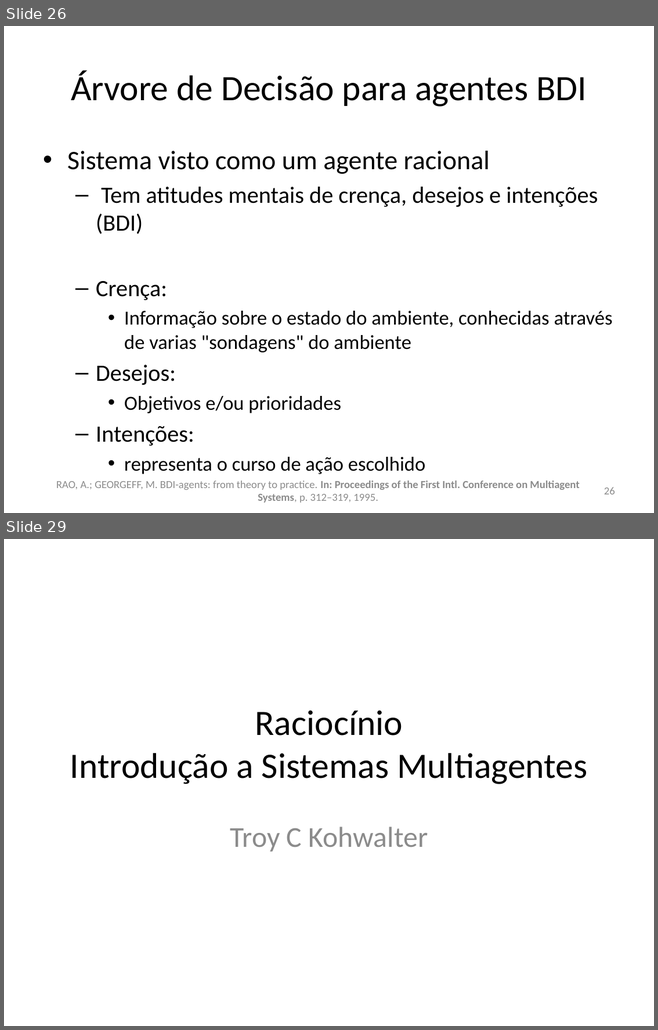
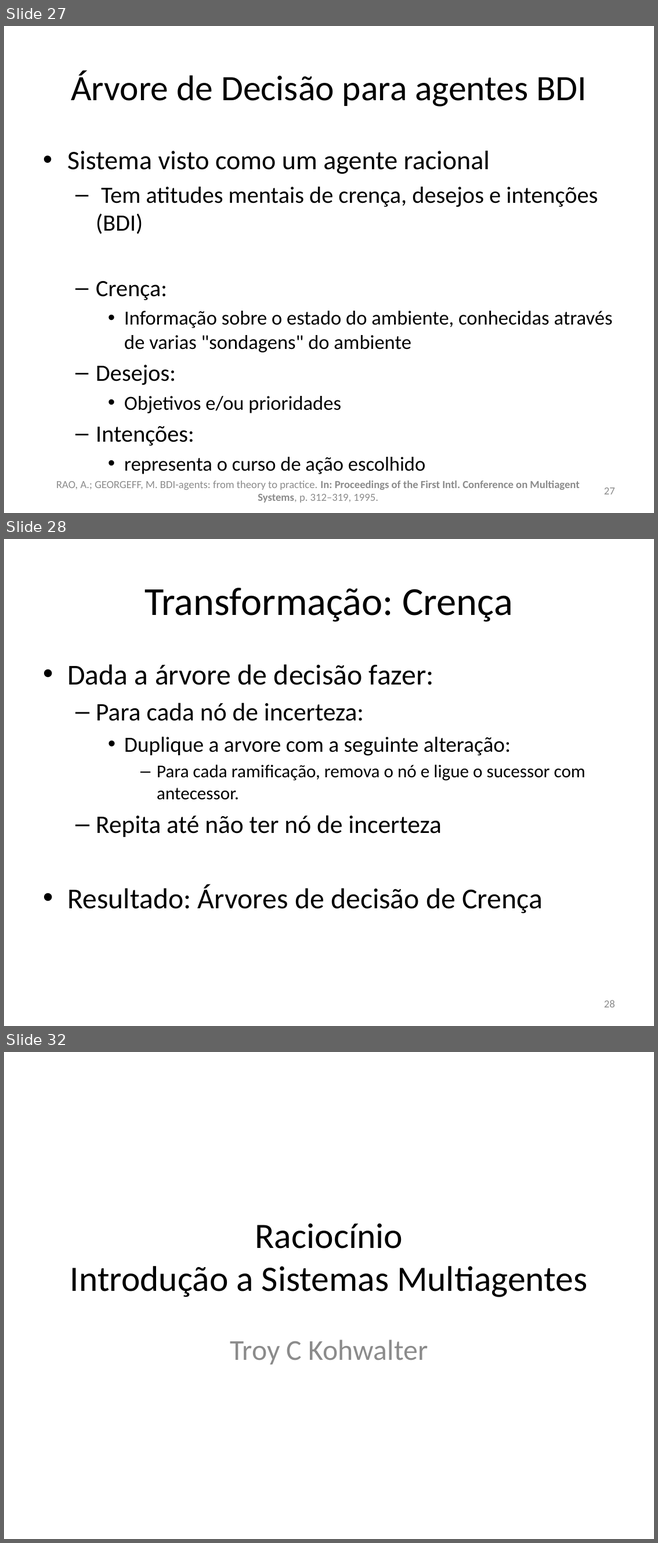
Before and after one commit to gems-uff/sdm, a slide deck: Documents/Raciocínio.pptx. Shown one above the other, each under a label of ours: slides 26 and 29 before the commit, slides 27, 28 and 32 after it; the slides between them are not shown. The pictures are 658x1030 and 658x1543 pixels, drawn with LibreOffice and Linux fonts; fonts in the diff are those of the drawing; background and template pictures are left out. Boxes give left, top, right and bottom in pixels: in the first picture for what was removed or moved away, otherwise in the second. Text is boxed around its words. In the diff, an @@ line names an element or a change of style, - is before the commit and + after.

```diff
--- a/Documents/Raciocínio.pptx
+++ b/Documents/Raciocínio.pptx
@@ slide 28 added at [4,539,654,1026], background picture (left out) @@
@@ title added at [144,588,513,622], 44 pt, text #000000 @@
+Transformação: Crença
@@ text added at [67,664,585,914], 32 pt, text #000000 @@
+• Dada a árvore de decisão fazer:
+  – Para cada nó de incerteza:
+    • Duplique a arvore com a seguinte alteração:
+      – Para cada ramificação, remova o nó e ligue o sucessor com antecessor.
+  – Repita até não ter nó de incerteza
+• Resultado: Árvores de decisão de Crença
@@ page number added at [604,1000,615,1008], 12 pt, text #8C8C8C @@
+28
@@ what was slide 26 is now slide 27 @@
@@ page number at [604,488,615,495]: text changed @@
-26
+27
@@ what was slide 29 is now slide 32 @@
```
Also in this commit, not shown: 6 slides changed, 4 other slides added, 1 slide removed, 1 other file.
